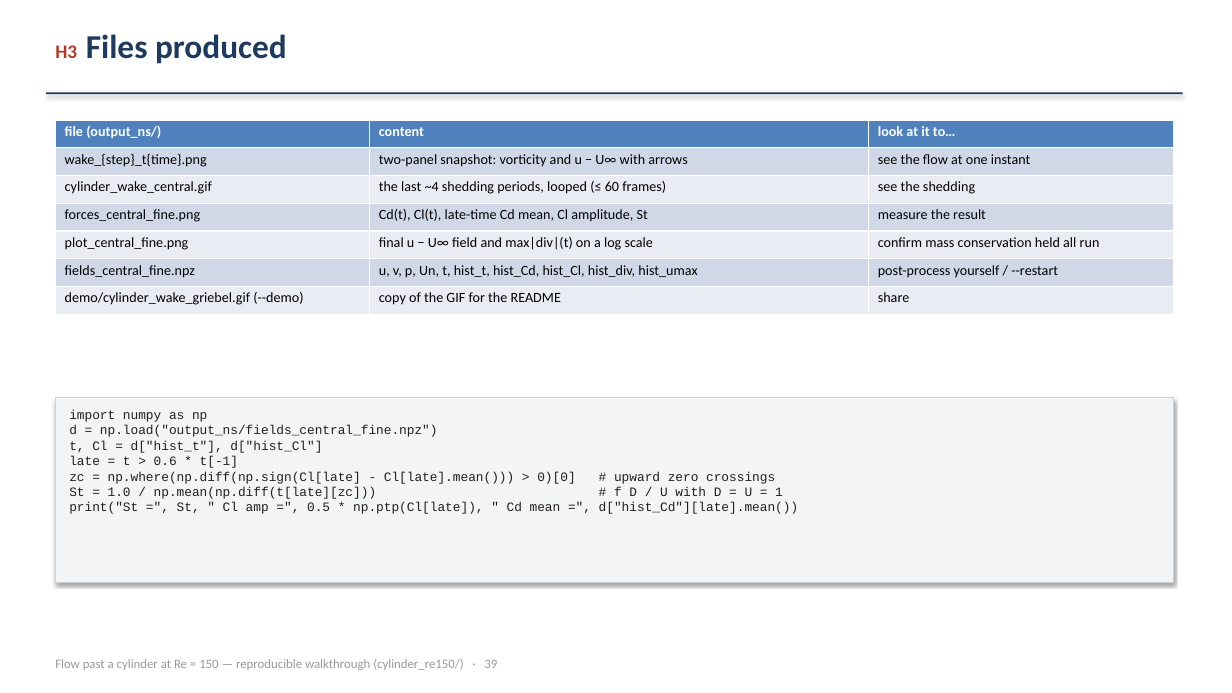
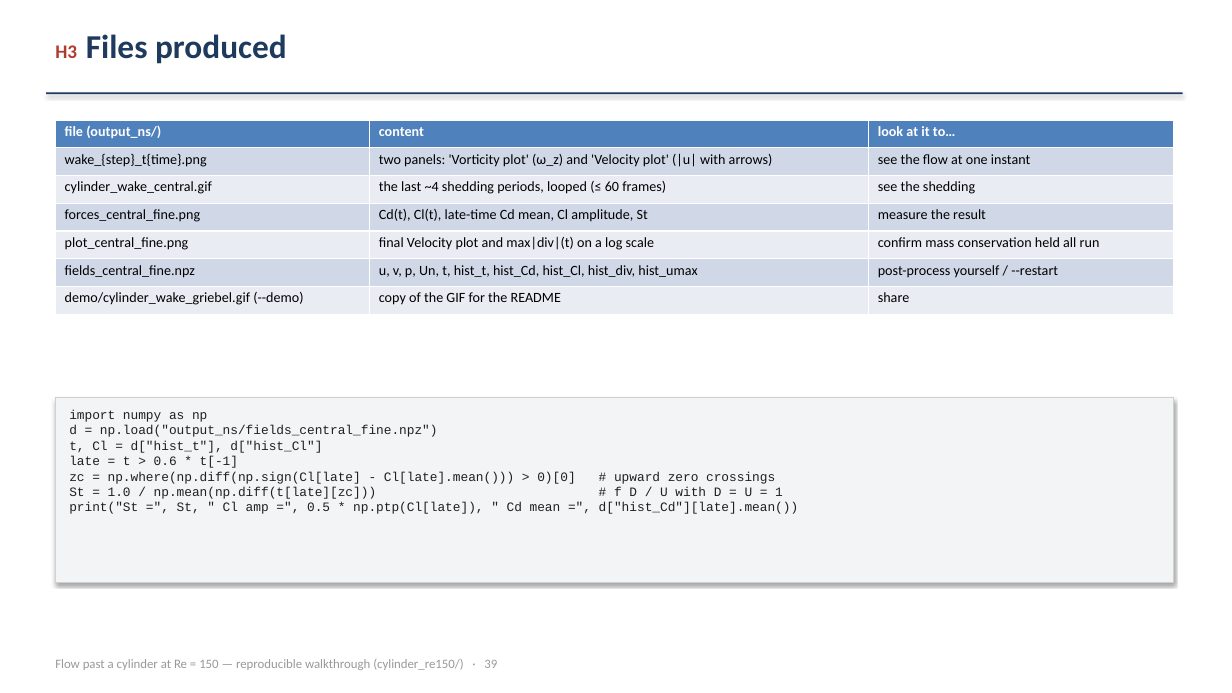
Before and after one commit to ichanwaheng/LES_working, a slide deck: slide 39 of cylinder_re150/demo/ns_staggered_tutorial.pptx. Drawn at 1232x693 pixels with LibreOffice and Linux fonts; fonts in the diff are those of the drawing. Boxes give left, top, right and bottom in pixels: in the first picture for what was removed or moved away, otherwise in the second. Text is boxed around its words. In the diff, an @@ line names an element or a change of style, - is before the commit and + after.

```diff
--- a/cylinder_re150/demo/ns_staggered_tutorial.pptx
+++ b/cylinder_re150/demo/ns_staggered_tutorial.pptx
@@ table at [55, 120, 1174, 314] @@
-row 2, column 2: two-panel snapshot: vorticity and u − U∞ with arrows
+row 2, column 2: two panels: 'Vorticity plot' (ω_z) and 'Velocity plot' (|u| with arrows)
-row 5, column 2: final u − U∞ field and max|div|(t) on a log scale
+row 5, column 2: final Velocity plot and max|div|(t) on a log scale
```
Also in this commit, not shown: 23 other slides changed, 10 other files.
